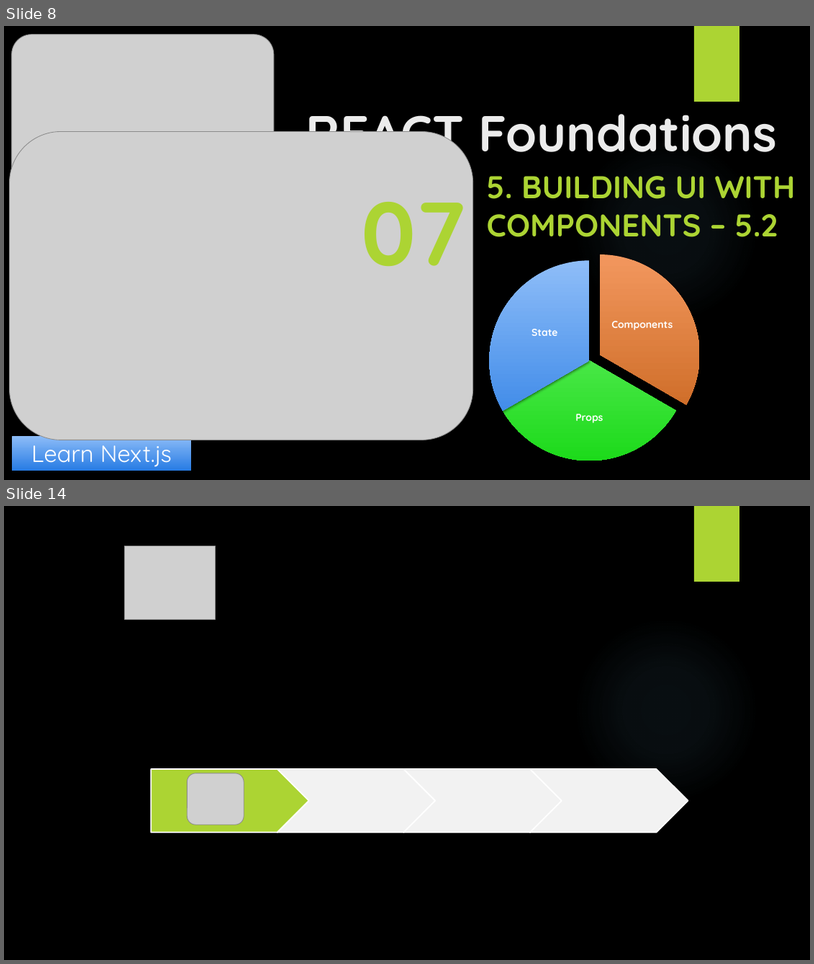
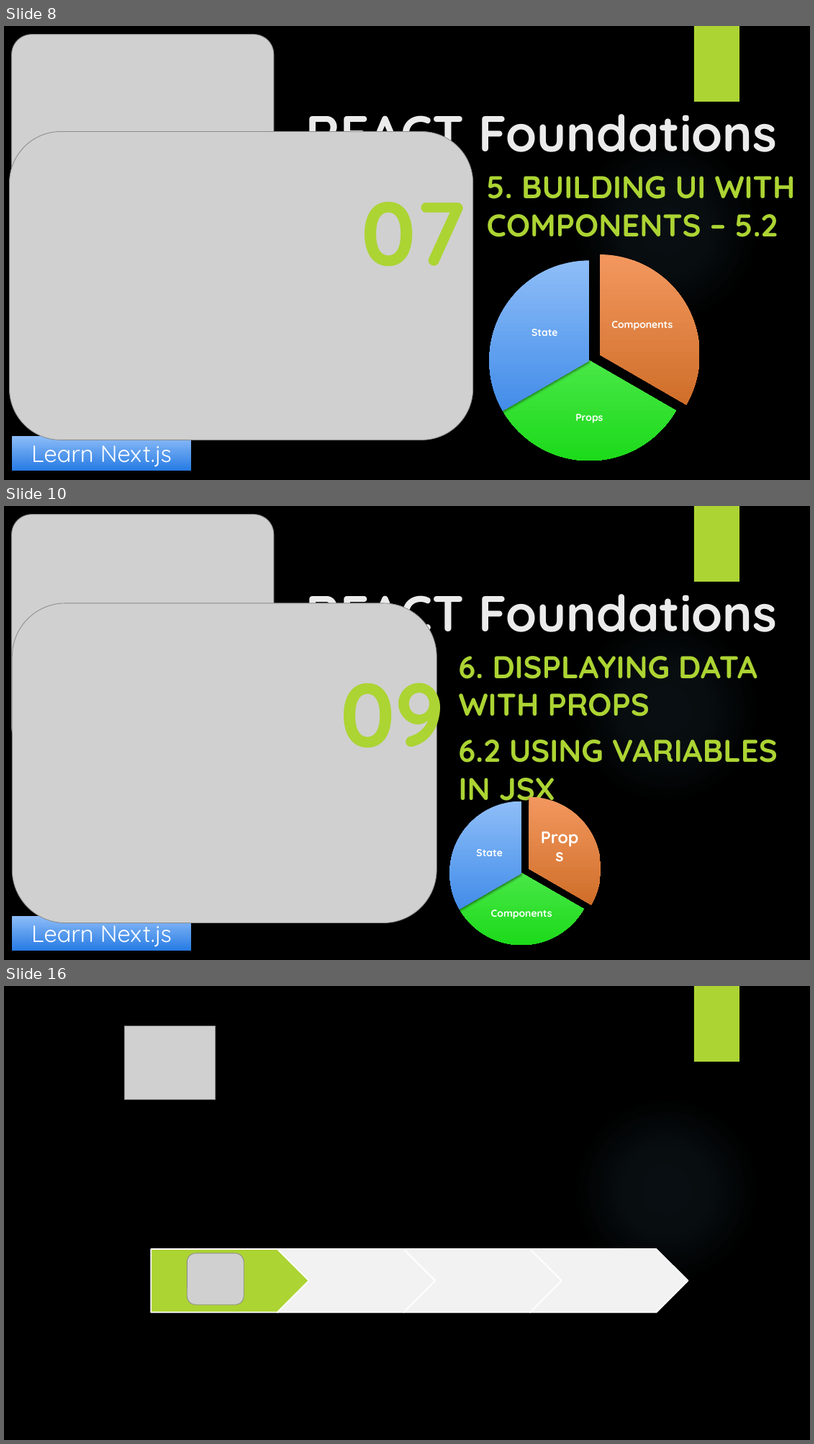
Before and after one commit to yasenstar/learn_javascript, a slide deck: learn_nextjs/1_React-Foundation/React_Foundations.pptx. Shown one above the other, each under a label of ours: slides 8 and 14 before the commit, slides 8, 10 and 16 after it; the slides between them are not shown. The pictures are 814x964 and 814x1444 pixels, drawn with LibreOffice and Linux fonts; fonts in the diff are those of the drawing; grey boxes stand for pictures; background and template pictures are left out. Boxes give left, top, right and bottom in pixels: in the first picture for what was removed or moved away, otherwise in the second. Text is boxed around its words. In the diff, an @@ line names an element or a change of style, - is before the commit and + after.

```diff
--- a/learn_nextjs/1_React-Foundation/React_Foundations.pptx
+++ b/learn_nextjs/1_React-Foundation/React_Foundations.pptx
@@ slide 10 added at [4, 506, 810, 960], background picture (left out); not listed: 2 template elements that a slide beside it also shows @@
@@ picture added at [12, 515, 275, 747] @@
@@ title added at [306, 579, 777, 645], 60 pt, text #EBEBEB, bold @@
+REACT Foundations
@@ picture added at [12, 603, 437, 923] @@
@@ text added at [340, 654, 444, 770], 106.4 pt, text #ACD433, bold @@
+09
@@ subtitle added at [459, 656, 778, 800], 37.4 pt, text #ACD433, bold @@
+6. DISPLAYING DATA WITH PROPS
+6.2 USING VARIABLES IN JSX
@@ group added at [450, 797, 602, 945]: 3 pie slice (boxed as its full ellipse)s, 3 texts @@
+Props
+Components
+State
@@ rectangle added at [12, 916, 191, 950], fill gradient #8FBDF8 to #287DE4, 28 pt, text #FFFFFF @@
+Learn Next.js
@@ what was slide 14 is now slide 16 @@
```
Also in this commit, not shown: 5 slides changed, 1 other slide added, 18 other files.
